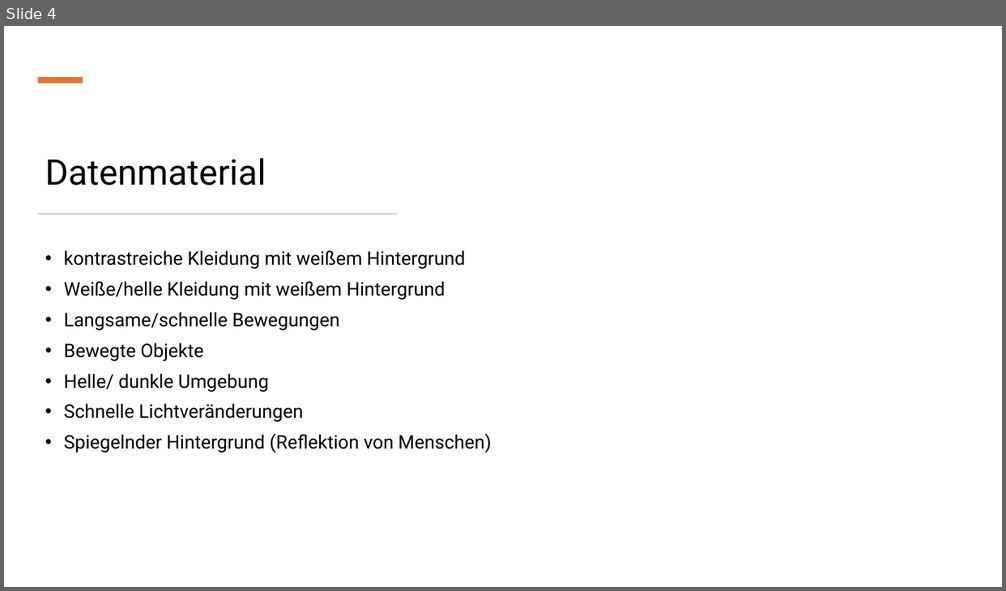
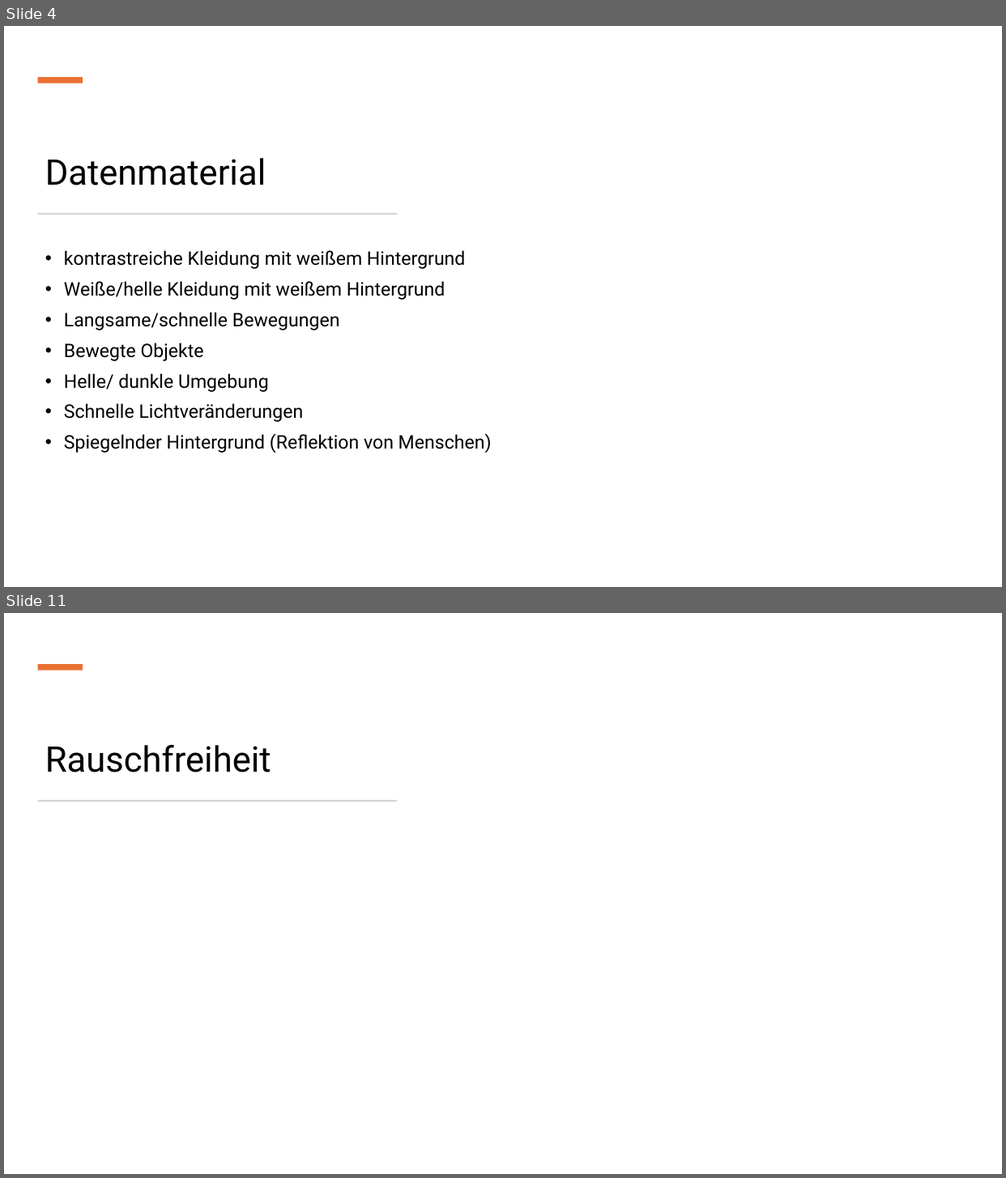
Before and after one commit to IntiGit/ComputerVisionGame, a slide deck: Präsentationen/Meilenstein_2.pptx. Shown one above the other, each under a label of ours: slide 4 before the commit, slides 4 and 11 after it; the slides between them are not shown. The pictures are 1006x591 and 1006x1178 pixels, drawn with LibreOffice and Linux fonts; fonts in the diff are those of the drawing. Boxes give left, top, right and bottom in pixels: in the first picture for what was removed or moved away, otherwise in the second. Text is boxed around its words. In the diff, an @@ line names an element or a change of style, - is before the commit and + after.

```diff
--- a/Präsentationen/Meilenstein_2.pptx
+++ b/Präsentationen/Meilenstein_2.pptx
@@ slide 11 added at <box>4,613,1002,1174</box>, background #FFFFFF @@
@@ rectangle added at <box>38,664,83,670</box>, fill #E97132 @@
@@ title added at <box>45,745,271,773</box>, 34 pt, text #000000 @@
+Rauschfreiheit
@@ rectangle added at <box>38,800,397,802</box>, fill #D5D5D5 @@
```
Also in this commit, not shown: 7 slides changed, 2 other slides added, 2 other files.
